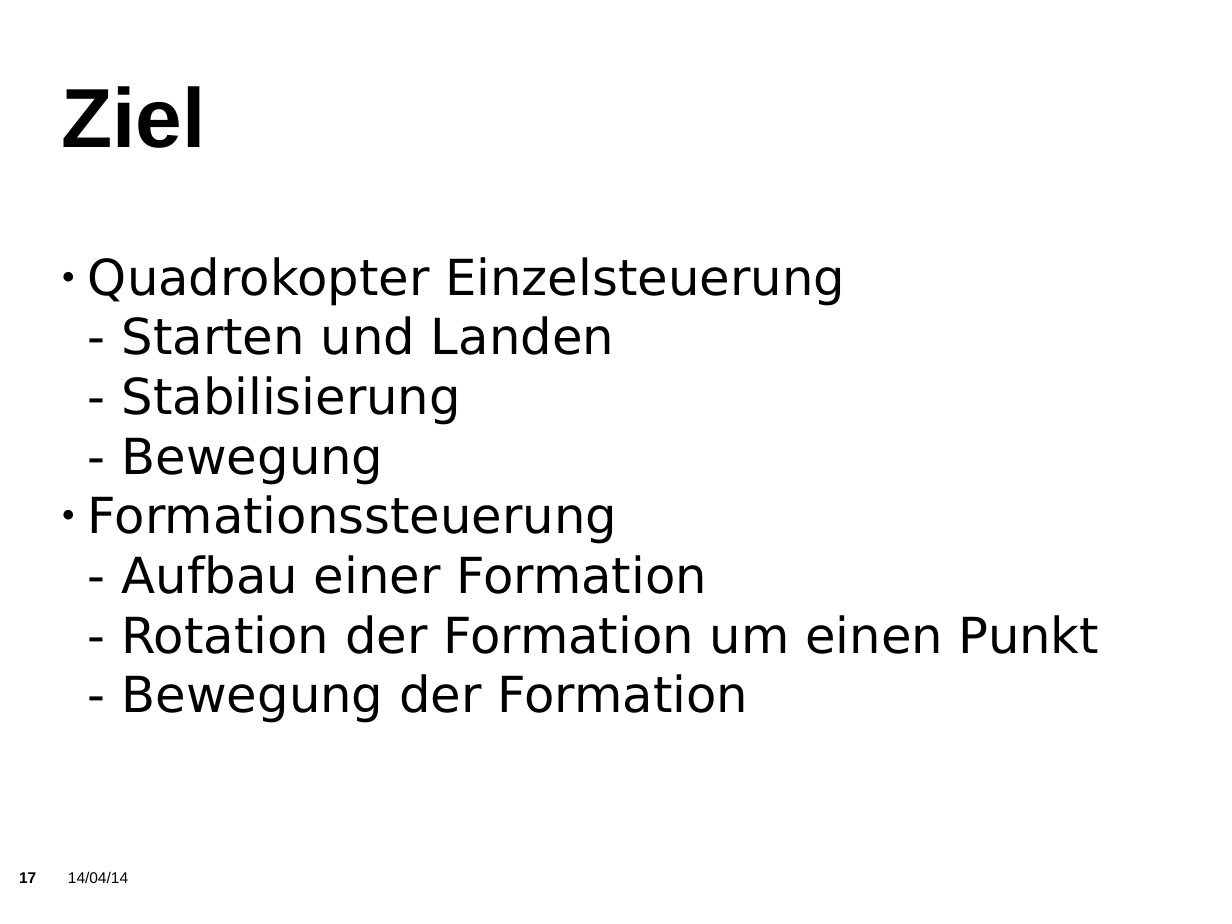
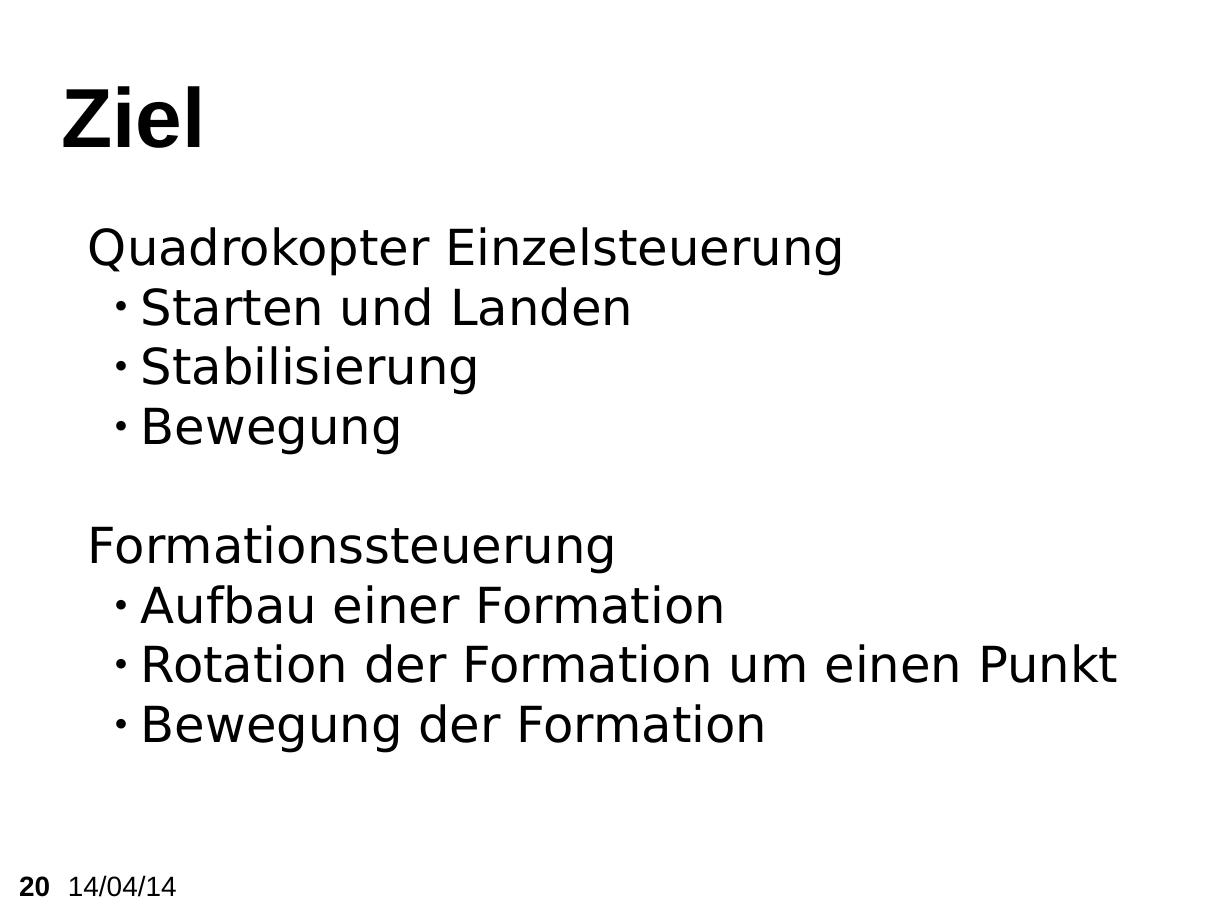
Before and after one commit to KITrokopter/Presentation, a slide deck: slide 20 of PresentationInTotal v0.1.odp (slide 17 before the commit). Drawn at 1232x924 pixels with LibreOffice and Linux fonts; fonts in the diff are those of the drawing; background and template pictures are left out. Boxes give left, top, right and bottom in pixels: in the first picture for what was removed or moved away, otherwise in the second. Text is boxed around its words. In the diff, an @@ line names an element or a change of style, - is before the commit and + after.

Commit message:
ds

```diff
--- a/PresentationInTotal v0.1.odp
+++ b/PresentationInTotal v0.1.odp
@@ subtitle at (88, 227, 845, 574): bullet ● to none @@
@@ subtitle at (141, 287, 633, 455): text changed @@
-- Starten und Landen
-- Stabilisierung
-- Bewegung
+    ● Starten und Landen
+    ● Stabilisierung
+    ● Bewegung
@@ subtitle at (141, 585, 1118, 753): text changed @@
-- Aufbau einer Formation
-- Rotation der Formation um einen Punkt
-- Bewegung der Formation
+    ● Aufbau einer Formation
+    ● Rotation der Formation um einen Punkt
+    ● Bewegung der Formation
@@ text "14/04/14" at (68, 875, 177, 897): size 10 to 18 pt @@
@@ page number at (19, 876, 50, 897): text changed; size 10 to 18 pt @@
-17
+20
```
Also in this commit, not shown: 30 other slides changed, 7 slides added, 1 slide removed.
